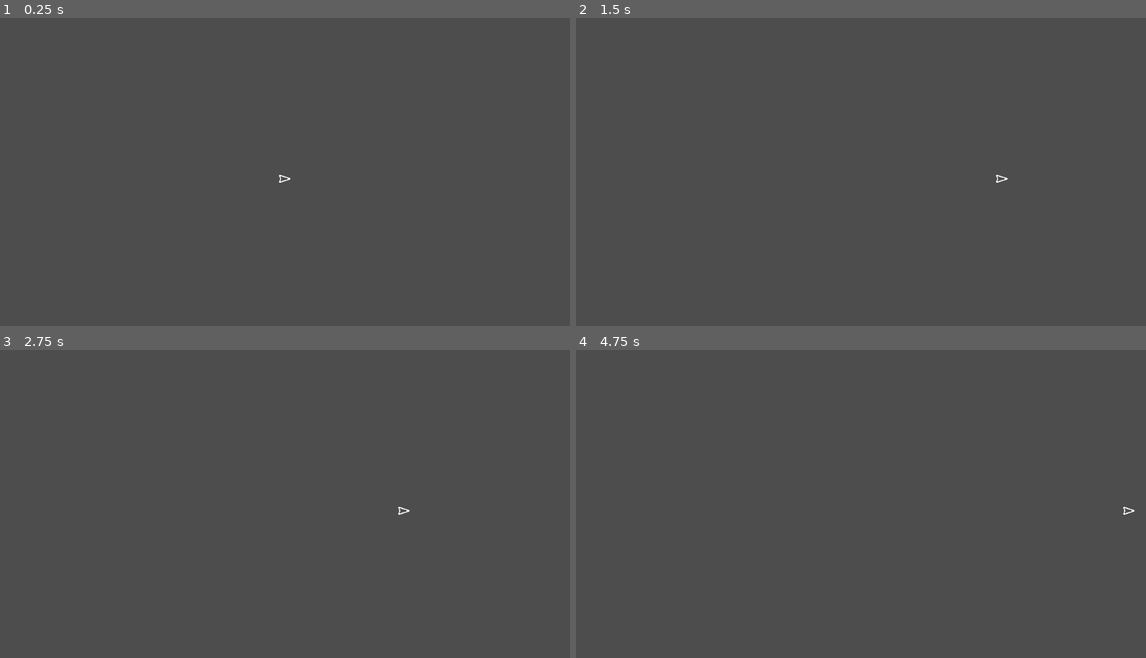
Above: before the commit, frames 1-4 (two rows, left to right).
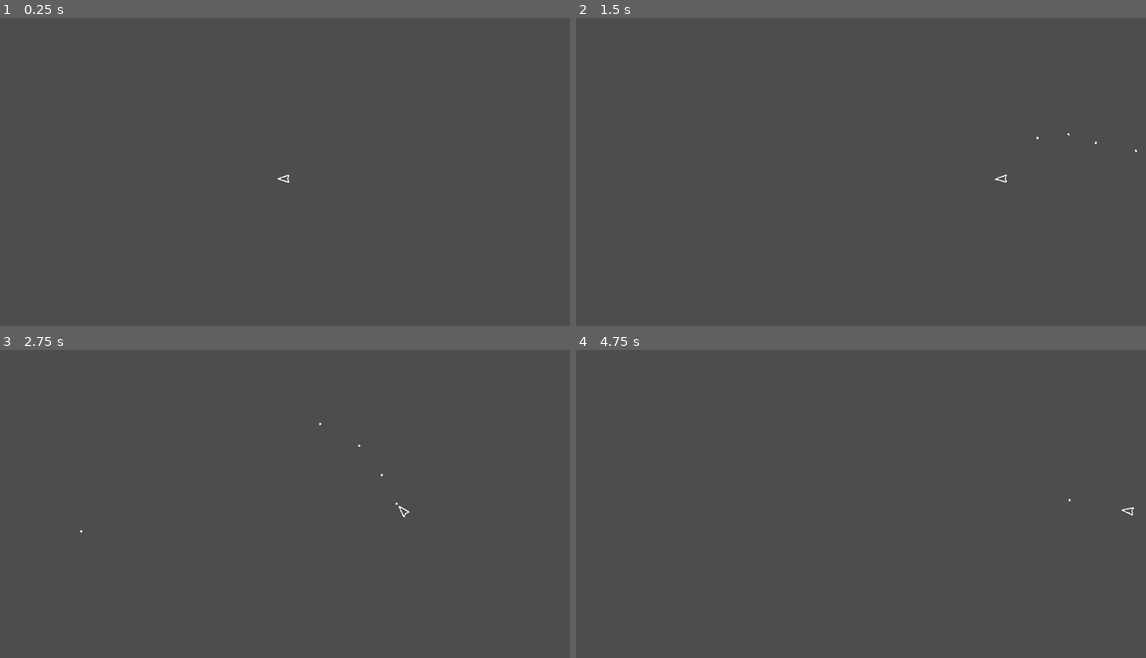
Above: after the commit, the same moments.

Repository: IlieEfros07/AsteroidsClone
Game: Godot game, scene res://Scene/root.tscn
Two runs of this game, one before a commit and one after it. Both use one fixed random seed, a clock stepped at 60 frames per second and the inputs below.
Inputs (mouse positions are in pixels of both pictures, inside the frame that each line leads up to):
- Up to frame 1 (0.25 s): no input
- Up to frame 2 (1.5 s): tap Enter (ui_accept) at 0.5, 0.77, 0.8, 1.07, 1.35 s; move the mouse to (986, 162) at 0.52 s; press the mouse at (986, 162) at 0.53 s; hold D (right) from 0.53 s (still down); move the mouse to (747, 193) at 1.27 s; release the mouse at (747, 193) at 1.28 s
- Up to frame 3 (2.75 s): tap Enter (ui_accept) at 1.52, 1.82, 2.3 s; click (171, 525) at 1.55 s; move the mouse to (342, 439) at 2.02 s; release D (right) at 2.03 s; press the mouse at (342, 439) at 2.03 s; hold A (left) from 2.03 s (still down)
- Up to frame 4 (4.75 s): move the mouse to (832, 574) at 2.77 s; release A (left) at 2.78 s; release the mouse at (832, 574) at 2.78 s; hold D (right) 2.78-4.28 s; click (832, 574) at 2.85 s; tap Enter (ui_accept) at 3.02, 3.32, 3.6, 3.77, 4.07, 4.25, 4.52 s; move the mouse to (1032, 559) at 3.52 s; move the mouse to (690, 463) at 4.27 s; hold A (left) from 4.28 s (still down); click (690, 463) at 4.35 s

The runs differ from the first frame. In frame 1, less than 0.1% of the frame differs, in the area x 48-52%, y 50-54%; in frame 2, less than 0.1%; in frame 3, less than 0.1%, in the area x 14-72%, y 23-60%; in frame 4, less than 0.1%.

Commit message:
player now can shoot

Diff:
--- /dev/null
+++ b/Scene/bullet.tscn
@@ -0,0 +1,17 @@
+[gd_scene load_steps=4 format=3 uid="uid://vgl8tjo3n1dc"]
+
+[ext_resource type="Script" uid="uid://b01wxfabxhueg" path="res://Scripts/bullet.gd" id="1_k7h5k"]
+[ext_resource type="Texture2D" uid="uid://cxiyfl3b8fjl4" path="res://Assets/sprites/bullet.png" id="1_w63l4"]
+
+[sub_resource type="CapsuleShape2D" id="CapsuleShape2D_k7h5k"]
+radius = 2.0
+height = 6.0
+
+[node name="bullet" type="Area2D"]
+script = ExtResource("1_k7h5k")
+
+[node name="Sprite2D" type="Sprite2D" parent="."]
+texture = ExtResource("1_w63l4")
+
+[node name="CollisionShape2D" type="CollisionShape2D" parent="."]
+shape = SubResource("CapsuleShape2D_k7h5k")
--- a/Scene/player.gd
+++ /dev/null
@@ -1,31 +0,0 @@
-extends CharacterBody2D
-
-
-const SPEED = 300.0
-const JUMP_VELOCITY = -400.0
-
-
-func _physics_process(delta: float) -> void:
-	# Add the gravity.
-	#if not is_on_floor():
-		#velocity += get_gravity() * delta
-
-	# Handle jump.
-	if Input.is_action_just_pressed("ui_accept") and is_on_floor():
-		velocity.y = JUMP_VELOCITY
-
-	# Get the input direction and handle the movement/deceleration.
-	# As good practice, you should replace UI actions with custom gameplay actions.
-	var directionY := Input.get_axis("up","down")
-	if directionY:
-		velocity.y = directionY * SPEED
-	else:
-		velocity.y = move_toward(velocity.y,0,SPEED)
-
-	var directionX := Input.get_axis("left", "right")
-	if directionX:
-		velocity.x = directionX * SPEED
-	else:
-		velocity.x = move_toward(velocity.x, 0, SPEED)
-
-	move_and_slide()
--- a/Scene/player.tscn
+++ b/Scene/player.tscn
@@ -1,18 +1,63 @@
-[gd_scene load_steps=4 format=3 uid="uid://c8kvl7f1fp4pt"]
+[gd_scene load_steps=8 format=3 uid="uid://c8kvl7f1fp4pt"]
 
-[ext_resource type="Texture2D" uid="uid://dlg6n3w4ncmfe" path="res://Assets/sprites/spaceship_normal.png" id="1_kelma"]
-[ext_resource type="Script" uid="uid://dqxjo3ek5j1x0" path="res://Scene/player.gd" id="1_y8w33"]
+[ext_resource type="Script" uid="uid://dqxjo3ek5j1x0" path="res://Scripts/player.gd" id="1_y8w33"]
+[ext_resource type="Texture2D" uid="uid://ci5wrh0qh6b4r" path="res://Assets/sprites/Ship.png" id="2_y8w33"]
 
 [sub_resource type="RectangleShape2D" id="RectangleShape2D_y8w33"]
-size = Vector2(25, 16)
+size = Vector2(16, 24)
+
+[sub_resource type="AtlasTexture" id="AtlasTexture_xa75v"]
+atlas = ExtResource("2_y8w33")
+region = Rect2(0, 0, 32, 32)
+
+[sub_resource type="AtlasTexture" id="AtlasTexture_58ae2"]
+atlas = ExtResource("2_y8w33")
+region = Rect2(32, 0, 32, 32)
+
+[sub_resource type="AtlasTexture" id="AtlasTexture_ivevv"]
+atlas = ExtResource("2_y8w33")
+region = Rect2(0, 32, 32, 32)
+
+[sub_resource type="SpriteFrames" id="SpriteFrames_r6jsd"]
+animations = [{
+"frames": [{
+"duration": 1.0,
+"texture": SubResource("AtlasTexture_xa75v")
+}],
+"loop": true,
+"name": &"idle",
+"speed": 5.0
+}, {
+"frames": [{
+"duration": 1.0,
+"texture": SubResource("AtlasTexture_58ae2")
+}],
+"loop": true,
+"name": &"move",
+"speed": 5.0
+}, {
+"frames": [{
+"duration": 1.0,
+"texture": SubResource("AtlasTexture_ivevv")
+}],
+"loop": true,
+"name": &"move_more",
+"speed": 5.0
+}]
 
 [node name="Player" type="CharacterBody2D"]
 script = ExtResource("1_y8w33")
 
-[node name="Sprite2D" type="Sprite2D" parent="."]
-rotation = 1.5708
-texture = ExtResource("1_kelma")
+[node name="CollisionShape2D" type="CollisionShape2D" parent="."]
+position = Vector2(0, -1)
+shape = SubResource("RectangleShape2D_y8w33")
 
-[node name="CollisionShape2D" type="CollisionShape2D" parent="."]
-position = Vector2(1.5, 0)
-shape = SubResource("RectangleShape2D_y8w33")
+[node name="AnimatedSprite2D" type="AnimatedSprite2D" parent="."]
+sprite_frames = SubResource("SpriteFrames_r6jsd")
+animation = &"idle"
+autoplay = "idle"
+
+[node name="Muzzle" type="Marker2D" parent="."]
+position = Vector2(5.68434e-14, -14)
+scale = Vector2(-0.892509, 0.301186)
+gizmo_extents = 5.0
--- /dev/null
+++ b/Scripts/bullet.gd
@@ -0,0 +1,32 @@
+extends Area2D
+const SPEED = 600
+
+var damage = 1
+var maxDistance = 1500.0
+var distanceTraveld = 0.0
+
+
+@onready var sprite_2d: Sprite2D = $Sprite2D
+
+
+func _ready() -> void:
+	add_to_group("bullet")
+	area_entered.connect(_on_area_entered)
+	body_entered.connect(_on_body_entered)
+
+func _physics_process(delta: float):
+	var movement = Vector2.RIGHT.rotated(rotation) * SPEED * delta
+	position += movement
+	distanceTraveld += movement.length()
+	if distanceTraveld >= maxDistance:
+		queue_free()
+
+func _on_area_entered(area):
+	if area.is_in_group("asteroids"):
+		if area.has_method("take_damage"):
+			area.take_damage(damage)
+
+func _on_body_entered(body):
+	if body.is_in_group("asteroids"):
+		if body.has_method("take_damage"):
+			body.take_damage(damage)
--- /dev/null
+++ b/Scripts/player.gd
@@ -0,0 +1,50 @@
+extends CharacterBody2D
+
+
+const SPEED = 300.0
+const JUMP_VELOCITY = -400.0
+const BULLET = preload("res://Scene/bullet.tscn")
+const FIRE_RATE = 0.2
+
+@onready var animatedSprite2d: AnimatedSprite2D = $AnimatedSprite2D
+
+var canFire= true
+var fireTimer = 0.0
+
+
+func _physics_process(delta: float) -> void:
+
+	animatedSprite2d.look_at(get_global_mouse_position())
+	rotation_degrees += 90
+
+	var directionY := Input.get_axis("up","down")
+	if directionY:
+		velocity.y = directionY * SPEED
+	else:
+		velocity.y = move_toward(velocity.y,0,SPEED)
+
+	var directionX := Input.get_axis("left", "right")
+
+	if Input.is_action_pressed("shoot") and canFire:
+		_shoot()
+
+	if not canFire:
+		fireTimer += delta
+		if fireTimer>= FIRE_RATE:
+			canFire=true
+			fireTimer = 0.0
+
+	if directionX:
+		velocity.x = directionX * SPEED
+	else:
+		velocity.x = move_toward(velocity.x, 0, SPEED)
+
+	move_and_slide()
+
+func _shoot():
+	canFire=false
+	var bullet = BULLET.instantiate()
+	bullet.position = $Muzzle.global_position
+	var mouseDirection = (get_global_mouse_position() - global_position).angle()
+	bullet.rotation = mouseDirection
+	get_parent().add_child(bullet)
--- a/project.godot
+++ b/project.godot
@@ -41,6 +41,11 @@
 , Object(InputEventKey,"resource_local_to_scene":false,"resource_name":"","device":-1,"window_id":0,"alt_pressed":false …(186 unchanged characters)…
 ]
 }
+shoot={
+"deadzone": 0.2,
+"events": [Object(InputEventMouseButton,"resource_local_to_scene":false,"resource_name":"","device":-1,"window_id":0,"alt_pressed":false,"shift_pressed":false,"ctrl_pressed":false,"meta_pressed":false,"button_mask":0,"position":Vector2(0, 0),"global_position":Vector2(0, 0),"factor":1.0,"button_index":1,"canceled":false,"pressed":false,"double_click":false,"script":null)
+]
+}
 
 [rendering]
 
Binary file added: Assets/sprites/Ship.png
Not shown, added: Assets/sprites/Ship.png.import
Not shown, added: Scripts/bullet.gd.uid
Renamed: Scene/player.gd.uid -> Scripts/player.gd.uid
